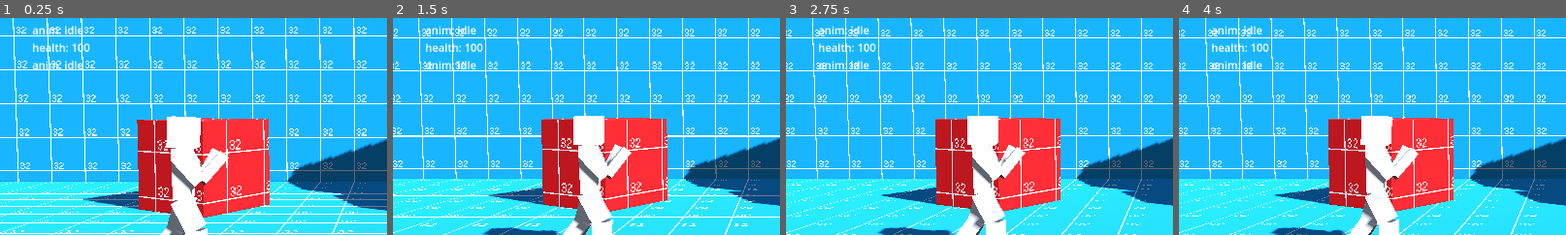
Above: before the commit, frames 1-4 (left to right).
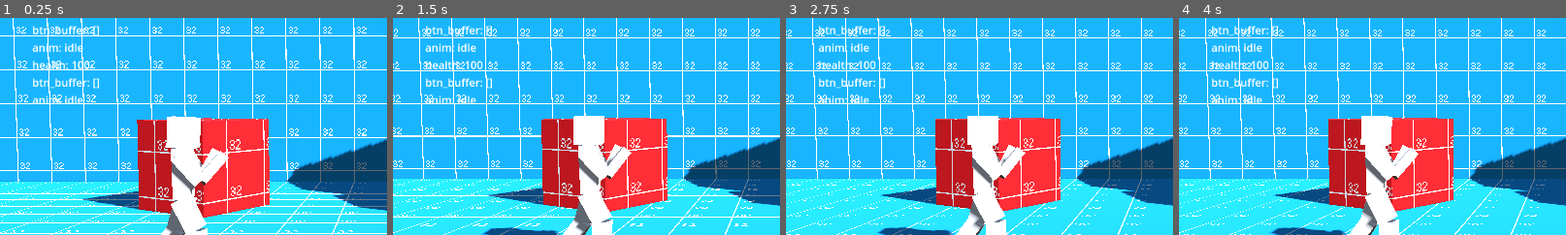
Above: after the commit, the same moments.

Repository: miklaskarjalainen/KioskKnockout
Game: Godot game, scene res://src/scenes/Arena1.tscn
Same seed, same stepped clock (60 frames per second), same inputs: the game is played once before the commit and once after it. This scene is started directly instead of the project's main scene.
Inputs (mouse positions are % of the whole screen's width and height, from its top left):
- Up to frame 1 (0.25 s): no input
- Up to frame 2 (1.5 s): tap Enter at 0.5 s; move the mouse to (72, 45) at 0.52 s; click (72, 45) at 0.67 s; drag from (30, 55) to (45, 70) at 1.27 s
- Up to frame 3 (2.75 s): move the mouse to (60, 28) at 2.02 s; click (60, 28) at 2.17 s
- Up to frame 4 (4 s): tap Space at 2.75 s; drag from (45, 70) to (20, 35) at 2.77 s; move the mouse to (80, 65) at 3.52 s; click (80, 65) at 3.67 s
The pictures show only the part of the screen within x 0-50%, y 22-72%; the shares and areas given below are measured in that part.

The runs differ from the first frame. In frame 1, 1.7% of the frame differs, in the area x 8-26%, y 3-40%; in frame 2, 1.7%; in frame 3, 1.7%; in frame 4, 1.7%.

Commit message:
Added button buffers to map to actions.

Diff:
--- a/src/actors/ActionController.gd
+++ b/src/actors/ActionController.gd
@@ -1,6 +1,7 @@
 extends Node
 class_name ActionController
 
+const ACTION_ERASE_FRAMES: int = 12
 const BASIC_PUNCH = preload("res://src/actors/Attacks/BasicPunch.tscn")
 
 ## Action name should be the same as the Animation name
@@ -12,6 +13,9 @@
 
 @onready var pos_rhand = Global.find_node_or_null(player, "pos_rhand")
 @onready var pos_lhand = Global.find_node_or_null(player, "pos_lhand")
+
+var _button_erase: int = -1
+var _button_buffer := []
 
 var _performing_action := false
 
@@ -28,19 +32,61 @@
 	action_started.connect(func(_ac: String): _performing_action = true)
 	action_ended.connect(func(): _performing_action = false)
 
-
-func _physics_process(delta: float) -> void:
-	if _performing_action:
+# Try to match action buffer to an action.
+func _submit_action():
+	if _button_buffer.size() == 0:
 		return
 
-	if Input.is_action_just_pressed(player.InputNormal):
+	var buf = _button_buffer.duplicate()
+	_button_buffer.clear()
+
+	# TODO: dashes
+	if buf.size() >= 2:
+		if buf[0] == "left" and buf[1] == "left":
+			Console.warning("Dashes not implemented")
+			return
+		elif buf[0] == "right" and buf[1] == "right":
+			Console.warning("Dashes not implemented")
+			return
+
+	if buf[0] == "normal":
 		var atk: AttackHurtbox = BASIC_PUNCH.instantiate()
-
-		Console.message("perform action: %s" % atk.play_anim)
 		action_started.emit(atk.play_anim)
 		atk.tree_exiting.connect(func():
 			action_ended.emit()
 		)
-
 		atk.add_exclude(player)
 		pos_rhand.add_child(atk)
+
+# Adds a action to buffer
+func _push_action(str: String):
+	_button_buffer.push_front(str)
+	_button_erase = ACTION_ERASE_FRAMES
+
+	while _button_buffer.size() > 3:
+		_button_buffer.pop_back()
+
+func _physics_process(delta: float) -> void:
+	Debug.add_line("btn_buffer", _button_buffer)
+	_handle_action_inputs()
+
+func _handle_action_inputs() -> void:
+	if not _performing_action:
+
+		# TODO: Use opponent relative directions instead of "left" or "right".
+		if Input.is_action_just_pressed(player.InputLeft):
+			_push_action("left")
+		if Input.is_action_just_pressed(player.InputRight):
+			_push_action("right")
+		if Input.is_action_just_pressed(player.InputUp):
+			_push_action("up")
+		if Input.is_action_just_pressed(player.InputDown):
+			_push_action("down")
+		if Input.is_action_just_pressed(player.InputNormal):
+			_push_action("normal")
+			_submit_action()
+
+	if _button_erase >= 0:
+		_button_erase -= 1
+		if _button_erase == -1:
+			_submit_action()
